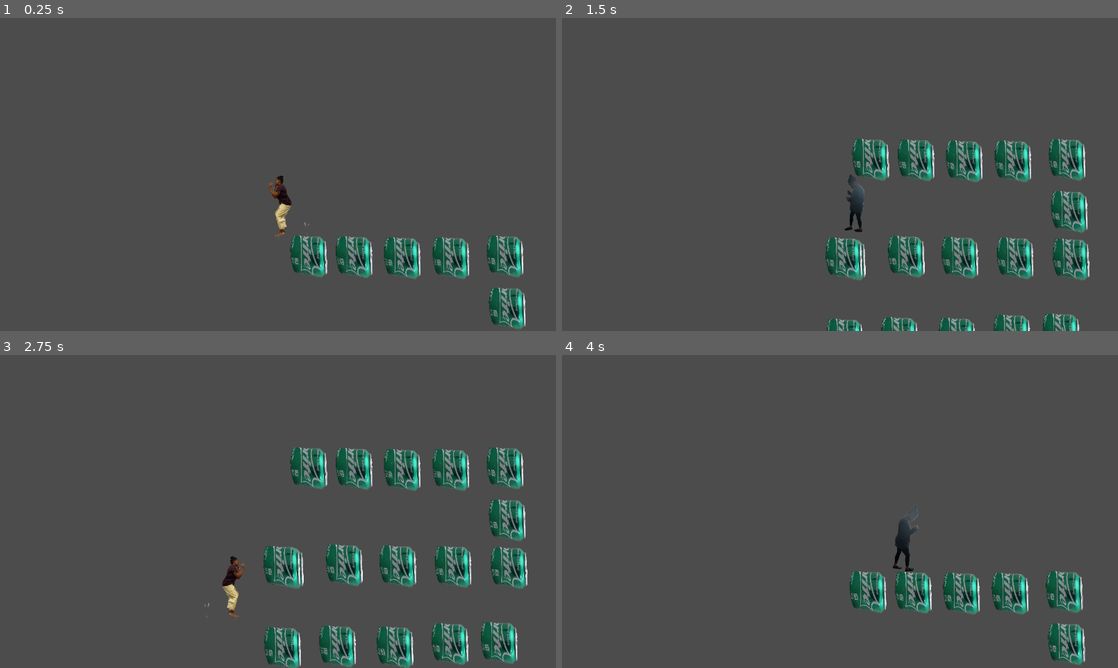
Above: before the commit, frames 1-4 (two rows, left to right).
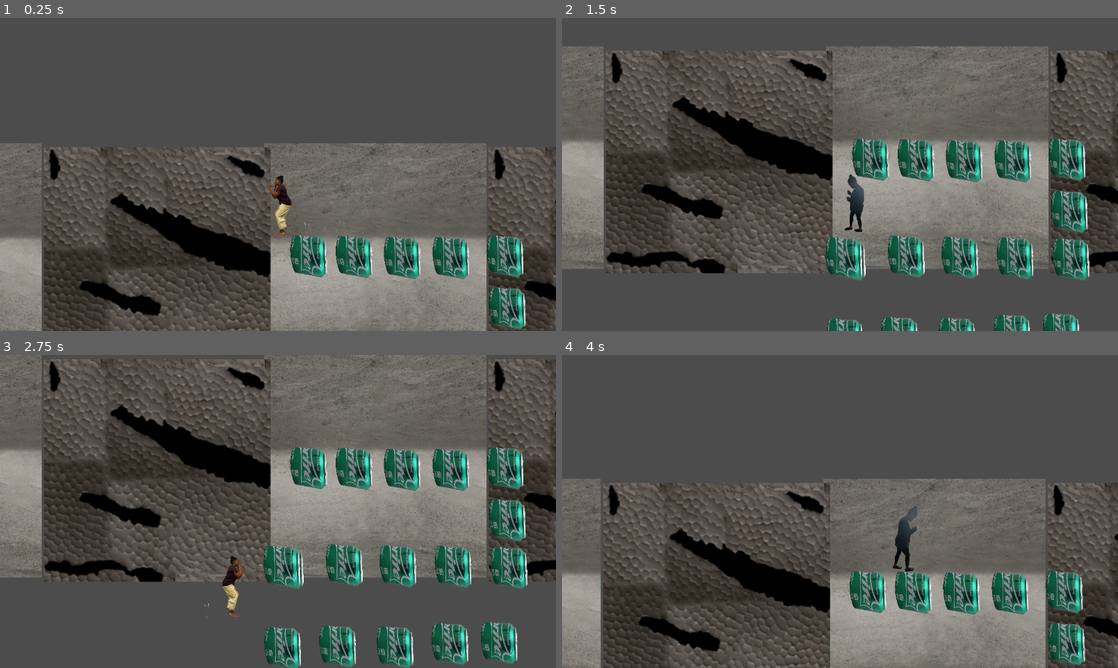
Above: after the commit, the same moments.

Repository: TerriWil/AR218_Wilson
Game: Godot game, scene res://Scenes/Level 1.tscn
Same seed, same stepped clock (60 frames per second), same inputs: the game is played once before the commit and once after it. The project has no main scene, so this scene is started directly.
Inputs:
- Up to frame 1 (0.25 s): no input
- Up to frame 2 (1.5 s): hold D (right) from 0.53 s (still down); tap Space (jump) at 0.77 s
- Up to frame 3 (2.75 s): tap Space (jump) at 1.52 s; release D (right) at 2.03 s; hold A (left) from 2.03 s (still down)
- Up to frame 4 (4 s): release A (left) at 2.78 s; hold D (right) from 2.78 s (still down); tap Space (jump) at 3.02, 3.77 s

The runs differ from the first frame. In frame 1, 32% of the frame differs, in the area x 0-100%, y 40-100%; in frame 2, 36%; in frame 3, 36%, in the area x 0-100%, y 0-73%; in frame 4, 32%.

Commit message:
10072021

Diff:
--- a/Platformer GoDo/Scenes/Level 1.tscn
+++ b/Platformer GoDo/Scenes/Level 1.tscn
@@ -1,9 +1,11 @@
-[gd_scene load_steps=6 format=2]
+[gd_scene load_steps=8 format=2]
 
 [ext_resource path="res://Scenes/SodaCAN.tscn" type="PackedScene" id=1]
 [ext_resource path="res://Scenes/Player.tscn" type="PackedScene" id=2]
 [ext_resource path="res://Sanitizer.tscn" type="PackedScene" id=3]
 [ext_resource path="res://Scenes/Sanitizer.gd" type="Script" id=4]
+[ext_resource path="res://Object Sprite/Backgorund title 2.png" type="Texture" id=5]
+[ext_resource path="res://Object Sprite/Backgorund Title 1.png" type="Texture" id=6]
 
 [sub_resource type="RectangleShape2D" id=1]
 extents = Vector2( 2978.08, 21.2402 )
@@ -22,92 +24,112 @@
 [node name="Player" parent="." instance=ExtResource( 2 )]
 position = Vector2( 32.2127, 74.7853 )
 
-[node name="SodaCAN" parent="." instance=ExtResource( 1 )]
+[node name="Sanitizer" parent="." instance=ExtResource( 3 )]
+position = Vector2( 1122.98, 481.512 )
+
+[node name="Soda Cans" type="Node2D" parent="."]
+
+[node name="SodaCAN" parent="Soda Cans" instance=ExtResource( 1 )]
 position = Vector2( 95.5792, 257.222 )
-rotation = -1.65437
-scale = Vector2( -0.0782195, -0.0321109 )
+rotation = 1.48722
+scale = Vector2( 0.0782195, 0.0321109 )
 
-[node name="SodaCAN2" parent="." instance=ExtResource( 1 )]
+[node name="SodaCAN2" parent="Soda Cans" instance=ExtResource( 1 )]
 position = Vector2( 200.153, 258.482 )
-rotation = -1.65437
-scale = Vector2( -0.0782195, -0.0321109 )
+rotation = 1.48722
+scale = Vector2( 0.0782195, 0.0321109 )
 
-[node name="SodaCAN3" parent="." instance=ExtResource( 1 )]
+[node name="SodaCAN3" parent="Soda Cans" instance=ExtResource( 1 )]
 position = Vector2( 311.026, 261.002 )
-rotation = -1.65437
-scale = Vector2( -0.0782195, -0.0321109 )
+rotation = 1.48722
+scale = Vector2( 0.0782195, 0.0321109 )
 
-[node name="SodaCAN4" parent="." instance=ExtResource( 1 )]
+[node name="SodaCAN4" parent="Soda Cans" instance=ExtResource( 1 )]
 position = Vector2( 423.159, 261.002 )
-rotation = -1.65437
-scale = Vector2( -0.0782195, -0.0321109 )
+rotation = 1.48722
+scale = Vector2( 0.0782195, 0.0321109 )
 
-[node name="SodaCAN5" parent="." instance=ExtResource( 1 )]
+[node name="SodaCAN5" parent="Soda Cans" instance=ExtResource( 1 )]
 position = Vector2( 547.891, 257.222 )
-rotation = -1.65437
-scale = Vector2( -0.0782195, -0.0321109 )
+rotation = 1.48722
+scale = Vector2( 0.0782195, 0.0321109 )
 
-[node name="SodaCAN6" parent="." instance=ExtResource( 1 )]
+[node name="SodaCAN6" parent="Soda Cans" instance=ExtResource( 1 )]
 position = Vector2( 552.931, 376.915 )
-rotation = -1.65437
-scale = Vector2( -0.0782195, -0.0321109 )
+rotation = 1.48722
+scale = Vector2( 0.0782195, 0.0321109 )
 
-[node name="SodaCAN7" parent="." instance=ExtResource( 1 )]
+[node name="SodaCAN7" parent="Soda Cans" instance=ExtResource( 1 )]
 position = Vector2( 556.71, 486.528 )
-rotation = -1.65437
-scale = Vector2( -0.0782195, -0.0321109 )
+rotation = 1.48722
+scale = Vector2( 0.0782195, 0.0321109 )
 
-[node name="SodaCAN8" parent="." instance=ExtResource( 1 )]
+[node name="SodaCAN8" parent="Soda Cans" instance=ExtResource( 1 )]
 position = Vector2( 428.198, 484.008 )
-rotation = -1.65437
-scale = Vector2( -0.0782195, -0.0321109 )
+rotation = 1.48722
+scale = Vector2( 0.0782195, 0.0321109 )
 
-[node name="SodaCAN9" parent="." instance=ExtResource( 1 )]
+[node name="SodaCAN9" parent="Soda Cans" instance=ExtResource( 1 )]
 position = Vector2( 300.946, 482.748 )
-rotation = -1.65437
-scale = Vector2( -0.0782195, -0.0321109 )
+rotation = 1.48722
+scale = Vector2( 0.0782195, 0.0321109 )
 
-[node name="SodaCAN10" parent="." instance=ExtResource( 1 )]
+[node name="SodaCAN10" parent="Soda Cans" instance=ExtResource( 1 )]
 position = Vector2( 177.474, 480.228 )
-rotation = -1.65437
-scale = Vector2( -0.0782195, -0.0321109 )
+rotation = 1.48722
+scale = Vector2( 0.0782195, 0.0321109 )
 
-[node name="SodaCAN11" parent="." instance=ExtResource( 1 )]
+[node name="SodaCAN11" parent="Soda Cans" instance=ExtResource( 1 )]
 position = Vector2( 41.4025, 486.528 )
-rotation = -1.65437
-scale = Vector2( -0.0782195, -0.0321109 )
+rotation = 1.48722
+scale = Vector2( 0.0782195, 0.0321109 )
 
-[node name="SodaCAN12" parent="." instance=ExtResource( 1 )]
+[node name="SodaCAN12" parent="Soda Cans" instance=ExtResource( 1 )]
 position = Vector2( 33.8429, 484.008 )
-rotation = -1.65437
-scale = Vector2( -0.0782195, -0.0321109 )
+rotation = 1.48722
+scale = Vector2( 0.0782195, 0.0321109 )
 
-[node name="SodaCAN13" parent="." instance=ExtResource( 1 )]
+[node name="SodaCAN13" parent="Soda Cans" instance=ExtResource( 1 )]
 position = Vector2( 35.7307, 670.895 )
-rotation = -1.65437
-scale = Vector2( -0.0782195, -0.0321109 )
+rotation = 1.48722
+scale = Vector2( 0.0782195, 0.0321109 )
 
-[node name="SodaCAN14" parent="." instance=ExtResource( 1 )]
+[node name="SodaCAN14" parent="Soda Cans" instance=ExtResource( 1 )]
 position = Vector2( 162.21, 667.12 )
-rotation = -1.65437
-scale = Vector2( -0.0782195, -0.0321109 )
+rotation = 1.48722
+scale = Vector2( 0.0782195, 0.0321109 )
 
-[node name="SodaCAN15" parent="." instance=ExtResource( 1 )]
+[node name="SodaCAN15" parent="Soda Cans" instance=ExtResource( 1 )]
 position = Vector2( 294.352, 669.007 )
-rotation = -1.65437
-scale = Vector2( -0.0782195, -0.0321109 )
+rotation = 1.48722
+scale = Vector2( 0.0782195, 0.0321109 )
 
-[node name="SodaCAN16" parent="." instance=ExtResource( 1 )]
+[node name="SodaCAN16" parent="Soda Cans" instance=ExtResource( 1 )]
 position = Vector2( 420.831, 661.456 )
-rotation = -1.65437
-scale = Vector2( -0.0782195, -0.0321109 )
+rotation = 1.48722
+scale = Vector2( 0.0782195, 0.0321109 )
 
-[node name="SodaCAN17" parent="." instance=ExtResource( 1 )]
+[node name="SodaCAN17" parent="Soda Cans" instance=ExtResource( 1 )]
 position = Vector2( 534.135, 658.875 )
-rotation = -1.65437
-scale = Vector2( -0.0782195, -0.0321109 )
+rotation = 1.48722
+scale = Vector2( 0.0782195, 0.0321109 )
 
-[node name="Sanitizer" parent="." instance=ExtResource( 3 )]
-position = Vector2( 1101.57, 295.996 )
+[node name="ParallaxBackground" type="ParallaxBackground" parent="."]
+
+[node name="ParallaxLayer" type="ParallaxLayer" parent="ParallaxBackground"]
+motion_mirroring = Vector2( 1024, 1024 )
+
+[node name="Sprite" type="Sprite" parent="ParallaxBackground/ParallaxLayer"]
+texture = ExtResource( 6 )
+centered = false
+
+[node name="ParallaxLayer2" type="ParallaxLayer" parent="ParallaxBackground"]
+motion_mirroring = Vector2( 1024, 1024 )
+
+[node name="Sprite" type="Sprite" parent="ParallaxBackground/ParallaxLayer2"]
+position = Vector2( 517.493, 9.52441 )
+scale = Vector2( 1.0186, 1 )
+texture = ExtResource( 5 )
+centered = false
 
 [connection signal="body_entered" from="Area2D" to="Player" method="_on_Area2D_body_entered"]
Binary file added: Platformer GoDo/Object Sprite/Backgorund Title 1.png
Not shown, added: Platformer GoDo/Object Sprite/Backgorund Title 1.png.import
Binary file added: Platformer GoDo/Object Sprite/Backgorund title 2.png
Not shown, added: Platformer GoDo/Object Sprite/Backgorund title 2.png.import
